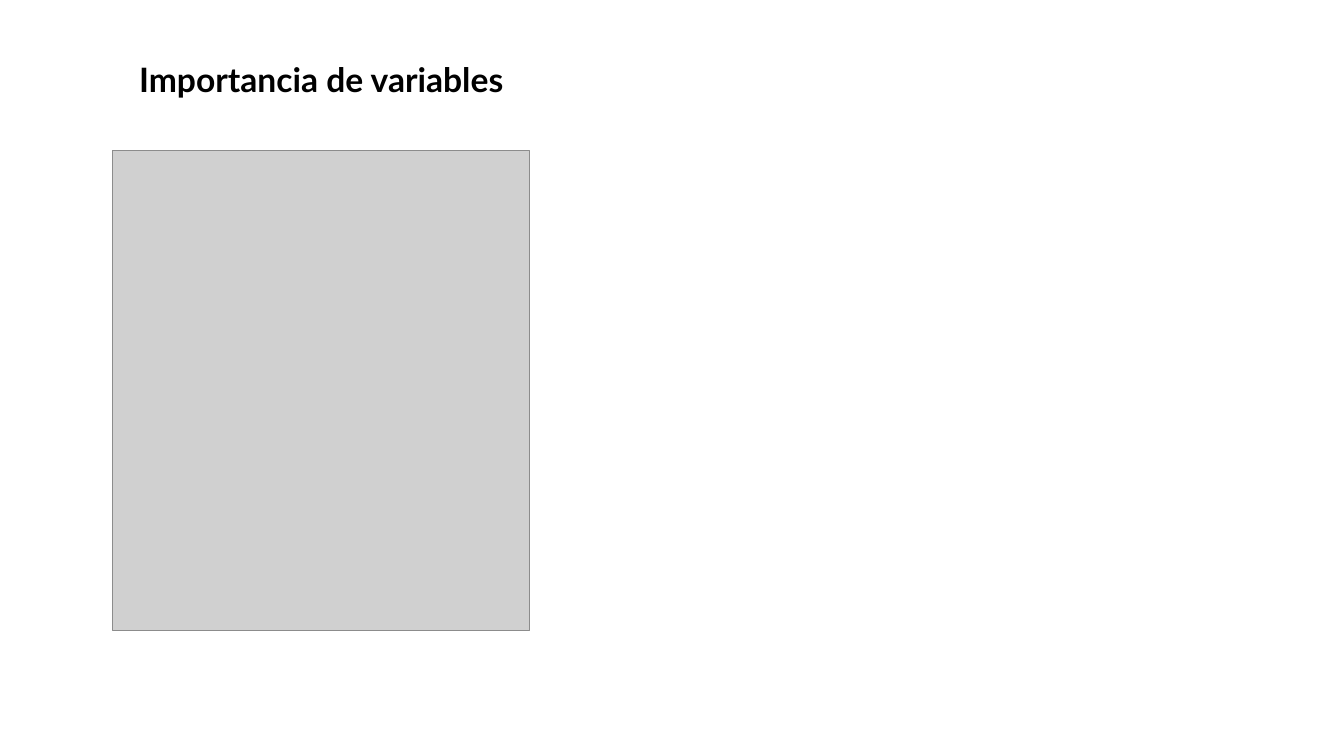
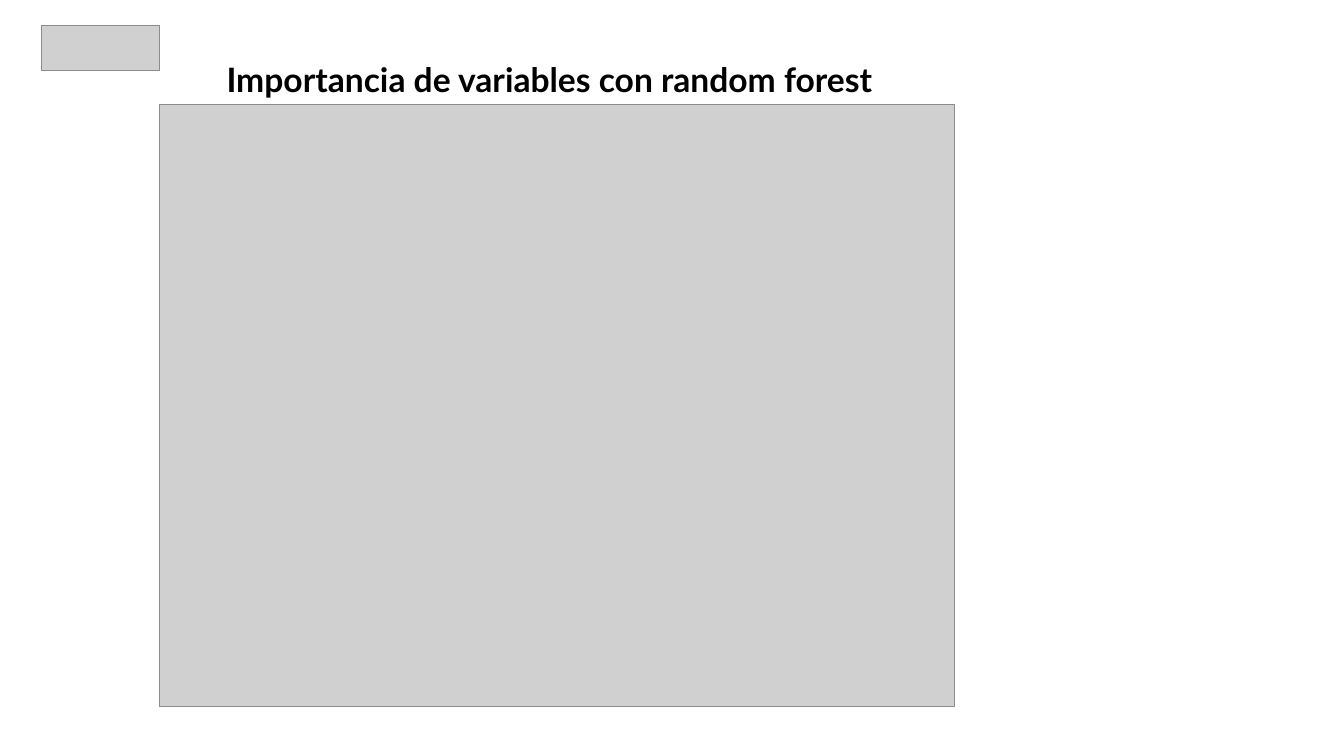
Before and after one commit to luis-gutierre/Proyectos, a slide deck: slide 30 of 1.Enfermedades Cardiovasculares/1.Enfermedades Cardiovasculares.pptx. Drawn at 1344x756 pixels with LibreOffice and Linux fonts; fonts in the diff are those of the drawing; grey boxes stand for pictures. Boxes give left, top, right and bottom in pixels: in the first picture for what was removed or moved away, otherwise in the second. Text is boxed around its words. In the diff, an @@ line names an element or a change of style, - is before the commit and + after.

```diff
--- a/1.Enfermedades Cardiovasculares/1.Enfermedades Cardiovasculares.pptx
+++ b/1.Enfermedades Cardiovasculares/1.Enfermedades Cardiovasculares.pptx
@@ picture added at (x1=42, y1=25, x2=159, y2=71) @@
@@ text at (x1=227, y1=67, x2=872, y2=98): text changed @@
-Importancia de variables
+Importancia de variables con random forest
@@ picture added at (x1=159, y1=105, x2=955, y2=707) @@
@@ picture removed at (x1=113, y1=151, x2=529, y2=631) @@
```
Also in this commit, not shown: 12 other slides changed, 9 slides added, 13 slides removed, 1 other file.
